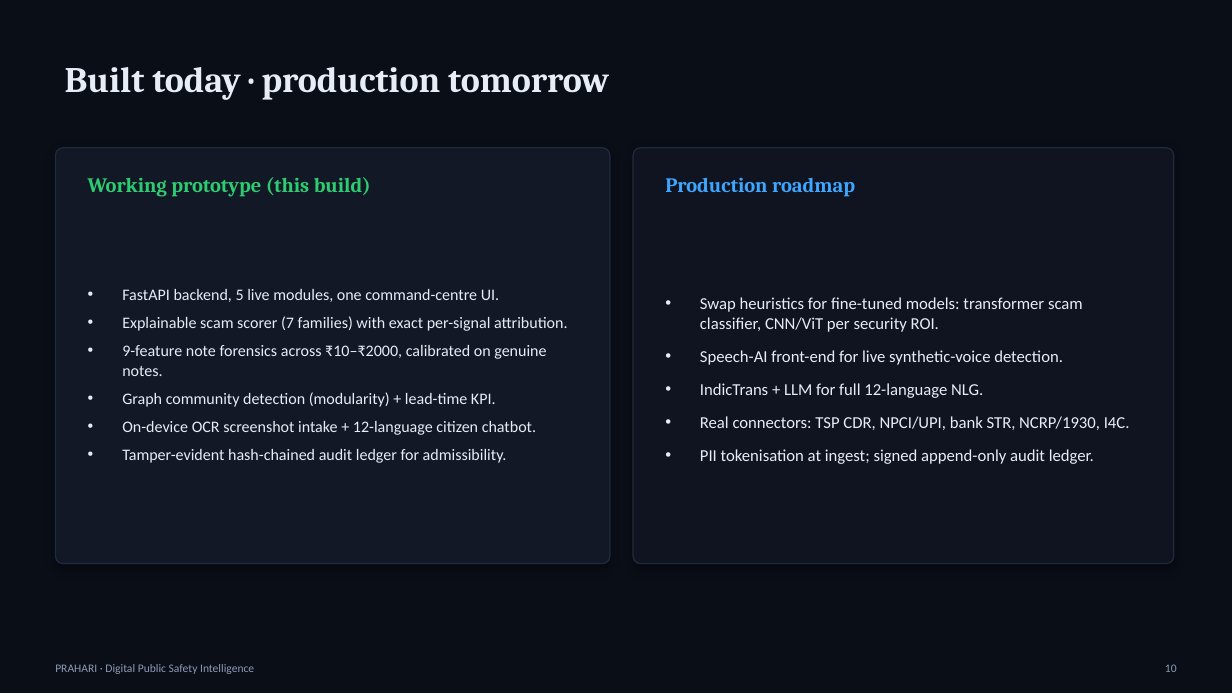
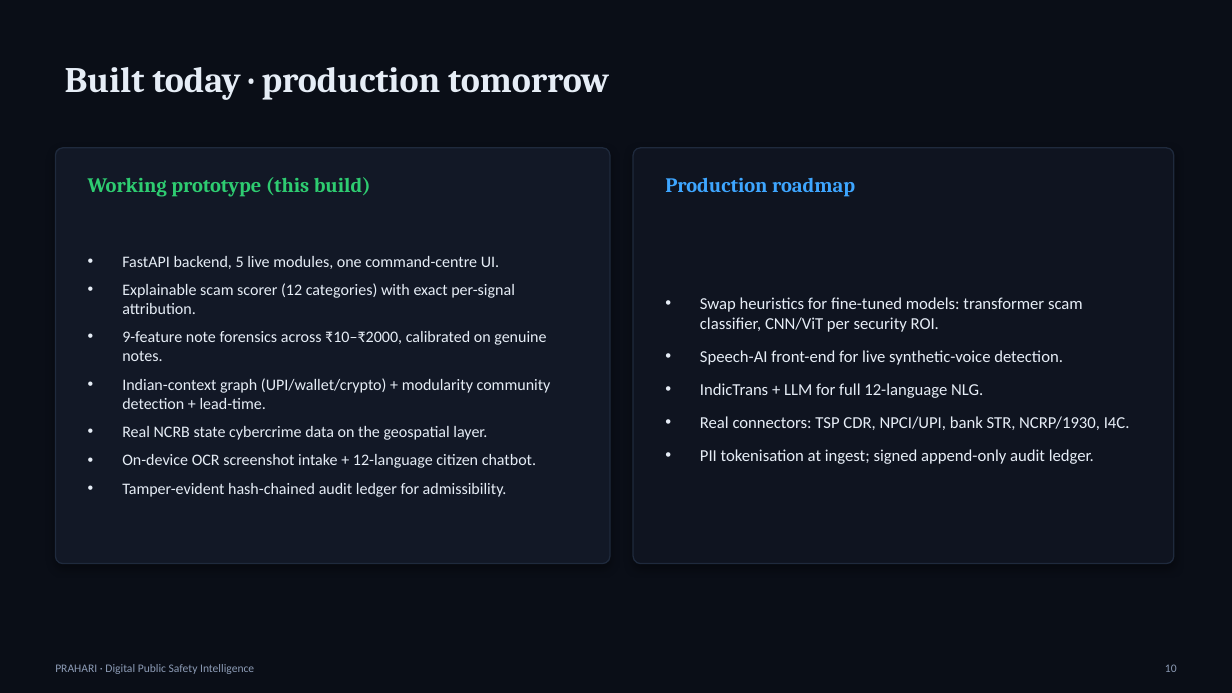
Before and after one commit to Ravianshu19/AI-for-Digital-Public-Safety, a slide deck: slide 10 of docs/Prahari_Pitch_Deck.pptx. Drawn at 1232x693 pixels with LibreOffice and Linux fonts; fonts in the diff are those of the drawing. Boxes give left, top, right and bottom in pixels: in the first picture for what was removed or moved away, otherwise in the second. Text is boxed around its words. In the diff, an @@ line names an element or a change of style, - is before the commit and + after.

Commit message:
Add Indian datasets: synthetic scam corpus, UPI fraud graph, NCRB geo, Kaggle scaffold
Scam detection:
- Synthetic Indian scam corpus (backend/scam_corpus.py, schema call_text/label/agency_claimed/risk)
- 12 categories incl investment/job/romance/UPI collect-request; +classifier groups
- Fix malformed UPI regex (was flagging benign UPI receipts) → FPR back to 0%
- Combined benchmark: 92 messages, precision 100%, recall 96.9%, F1 98.4%, FPR 0%

Fraud graph (Indian context):
- UPI IDs, Paytm/GPay wallets, bank accounts, crypto exits; upi_transfer edges
- Money-handle aware campaign intelligence; frontend legend/colours updated
- Kaggle PaySim scaffold (sample_data/fetch_kaggle.py + backend/kaggle_fraud.py)

Geospatial:
- Real NCRB 'Crime in India 2022' state cybercrime stats (sample_data CSV) + loader
- State bars + proportional map markers in the geo view

Docs: README data-sources table + metrics; deck updated; screenshots refreshed (+NCRB)

```diff
--- a/docs/Prahari_Pitch_Deck.pptx
+++ b/docs/Prahari_Pitch_Deck.pptx
@@ text at (x1=122, y1=283, x2=515, y2=314): text changed @@
-• Explainable scam scorer (7 families) with exact per-signal attribution.
+• Explainable scam scorer (12 categories) with exact per-signal attribution.
@@ text at (x1=122, y1=378, x2=551, y2=440): text changed @@
-• Graph community detection (modularity) + lead-time KPI.
+• Indian-context graph (UPI/wallet/crypto) + modularity community detection + lead-time.
+• Real NCRB state cybercrime data on the geospatial layer.
```
Also in this commit, not shown: 1 other slide changed, 28 other files.
